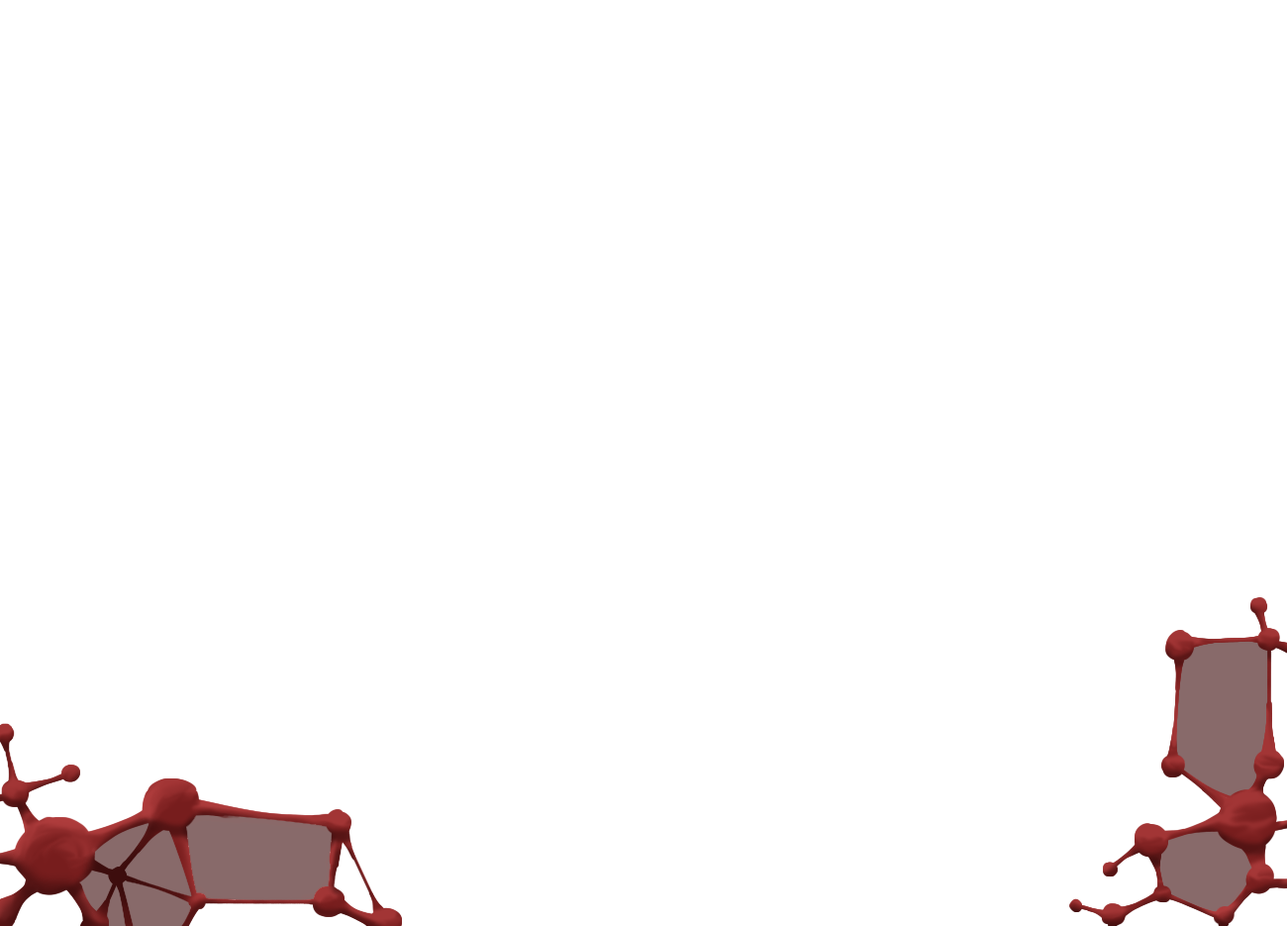
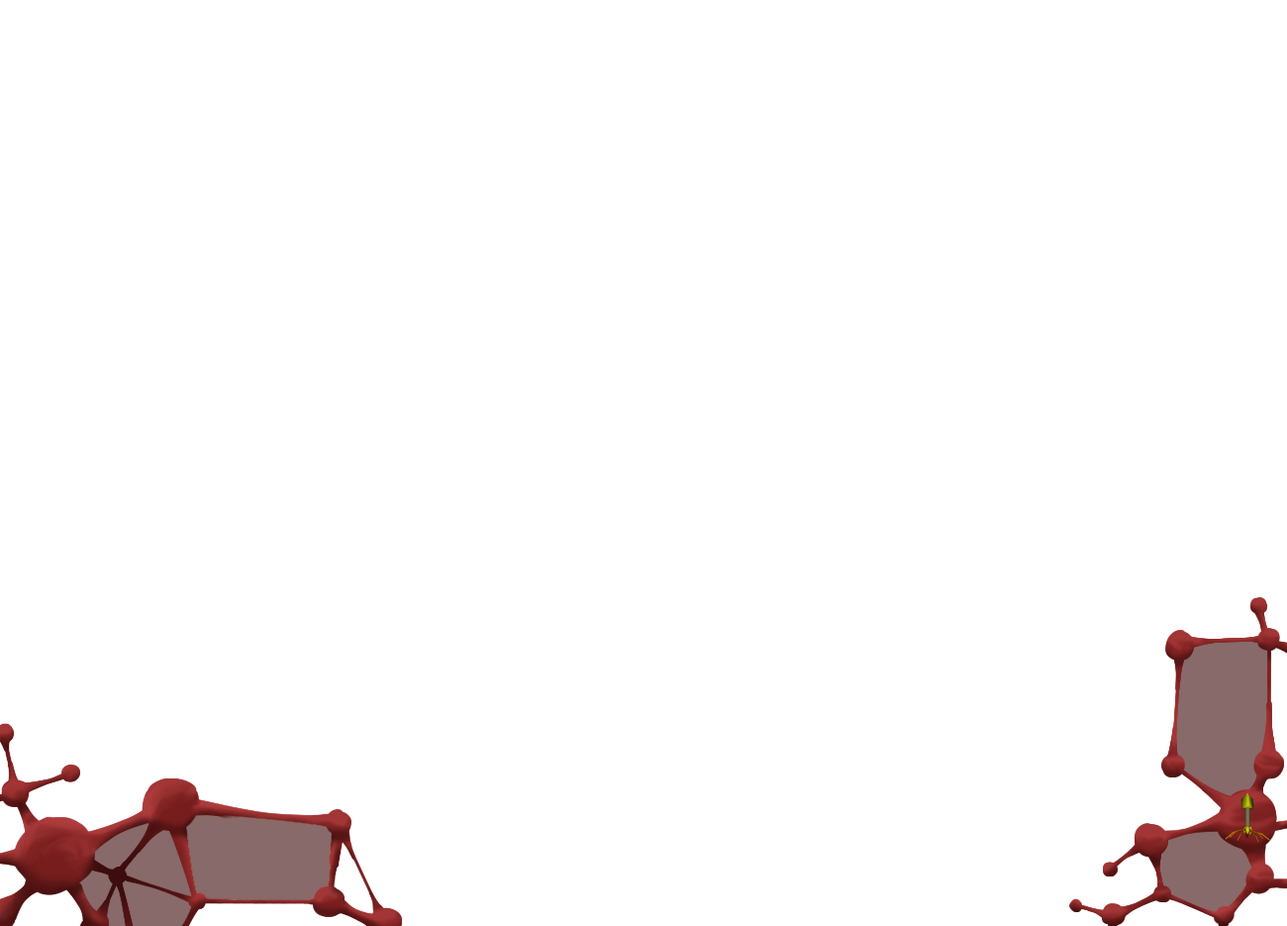
Layer changes from the first 1287x926 image to the second:
added layer "Layer 1" above "main HUD BU" over left=1224, top=792, right=1271, bottom=843
